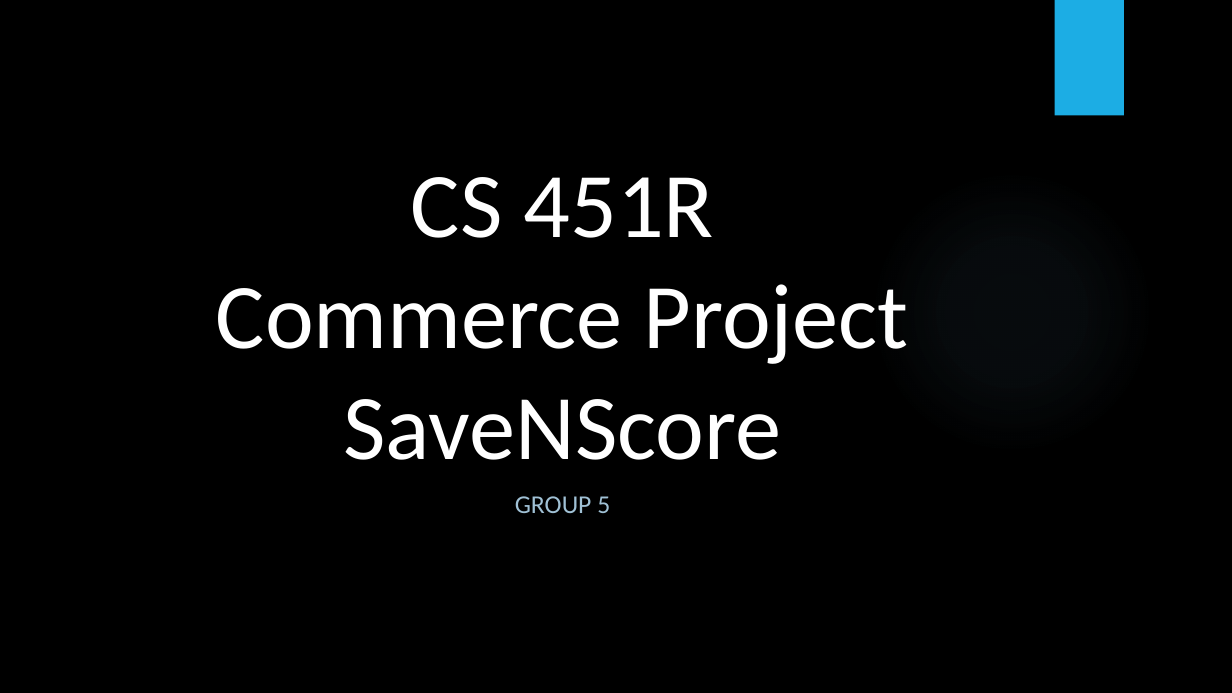
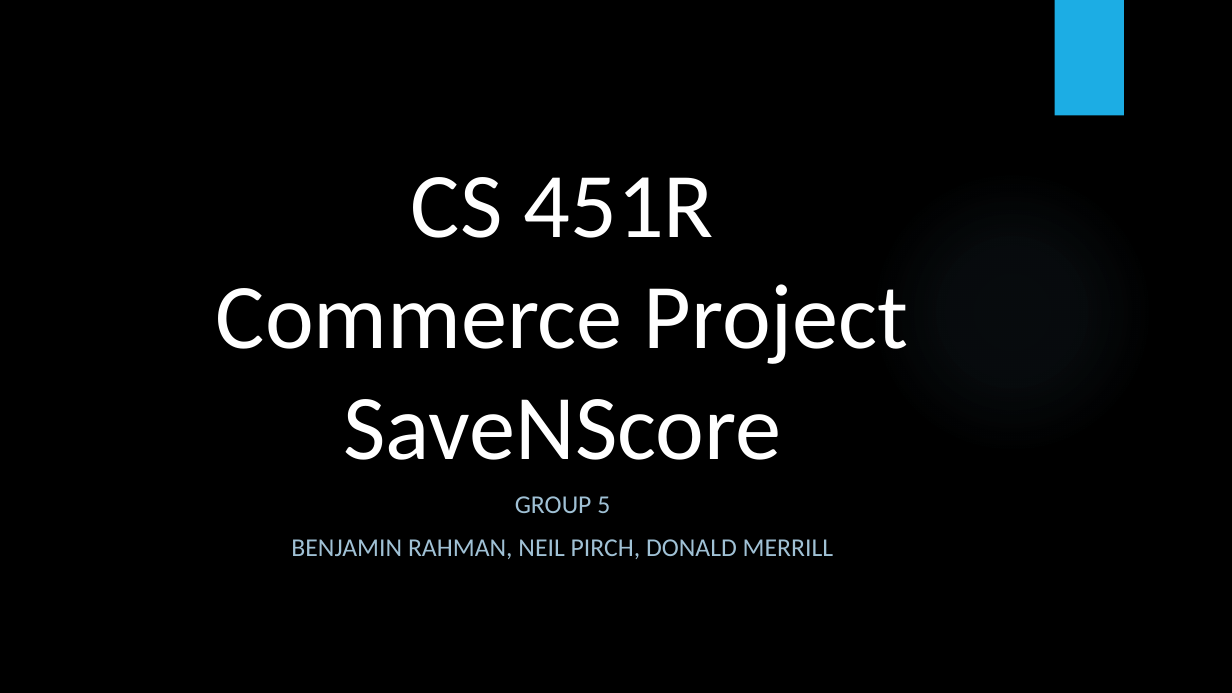
Before and after one commit to CatBeam/SeniorSECapstoneProject, a slide deck: slide 1 of Group5 Prototype Presentation.pptx. Drawn at 1232x693 pixels with LibreOffice and Linux fonts; fonts in the diff are those of the drawing; background and template pictures are left out. Boxes give left, top, right and bottom in pixels: in the first picture for what was removed or moved away, otherwise in the second. Text is boxed around its words. In the diff, an @@ line names an element or a change of style, - is before the commit and + after.

Commit message:
Update Group5 Prototype Presentation.pptx
update powerpoint

```diff
--- a/Group5 Prototype Presentation.pptx
+++ b/Group5 Prototype Presentation.pptx
@@ subtitle at bbox=[291, 539, 833, 559]: paragraph added @@
+BENJAMIN RAHMAN, NEIL PIRCH, DONALD MERRILL
```
